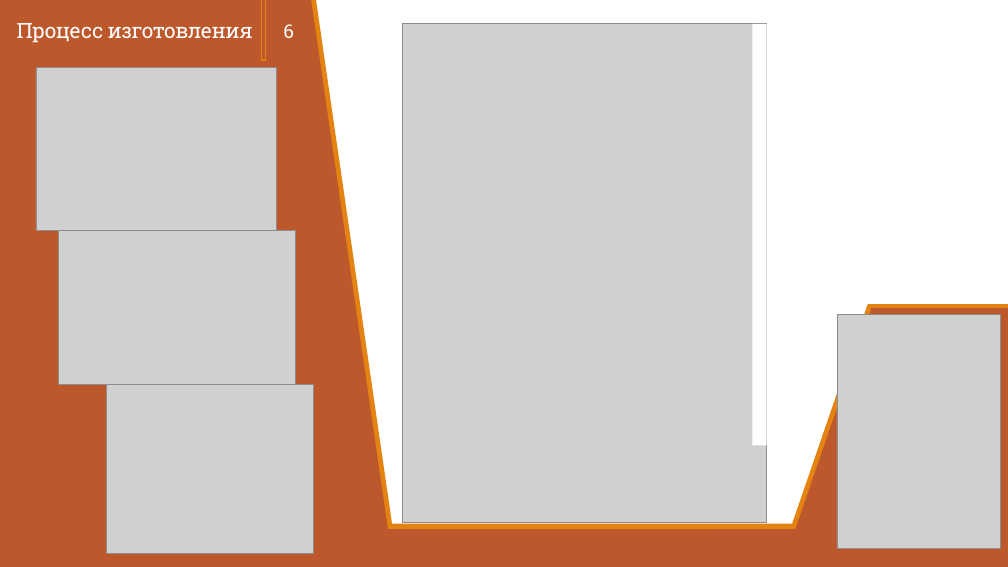
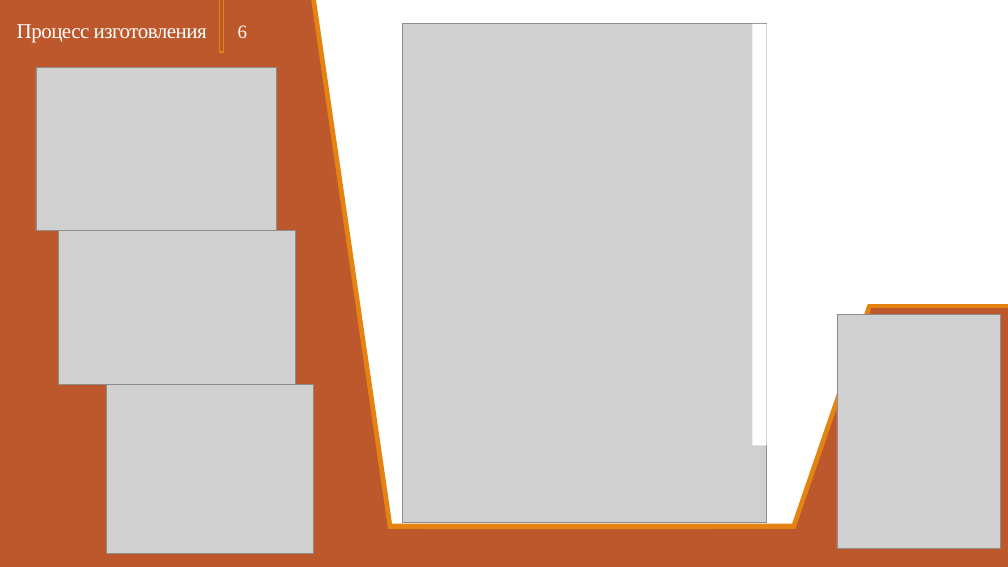
Before and after one commit to Zerocummer/Mmm-Yummers, a slide deck: slide 6 of Мышка для людей с ОВЗ/Документы/Презентация о манипуляторе.pptx. Drawn at 1008x567 pixels with LibreOffice and Linux fonts; fonts in the diff are those of the drawing; grey boxes stand for pictures. Boxes give left, top, right and bottom in pixels: in the first picture for what was removed or moved away, otherwise in the second. Text is boxed around its words. In the diff, an @@ line names an element or a change of style, - is before the commit and + after.

```diff
--- a/Мышка для людей с ОВЗ/Документы/Презентация о манипуляторе.pptx
+++ b/Мышка для людей с ОВЗ/Документы/Презентация о манипуляторе.pptx
@@ title "Процесс изготовления" at (17, 24, 207, 43): font Roboto Slab to Times New Roman @@
@@ rectangle: place and size @@
-rectangle at (262, 0, 265, 60)
+rectangle at (219, 0, 223, 52)
@@ text "6" at (238, 25, 247, 38): font Roboto Slab to Times New Roman @@
@@ text "6": place and size @@
-text "6" at (283, 24, 294, 38)
+text "6" at (238, 25, 247, 38)
```
Also in this commit, not shown: 3 other slides changed.
